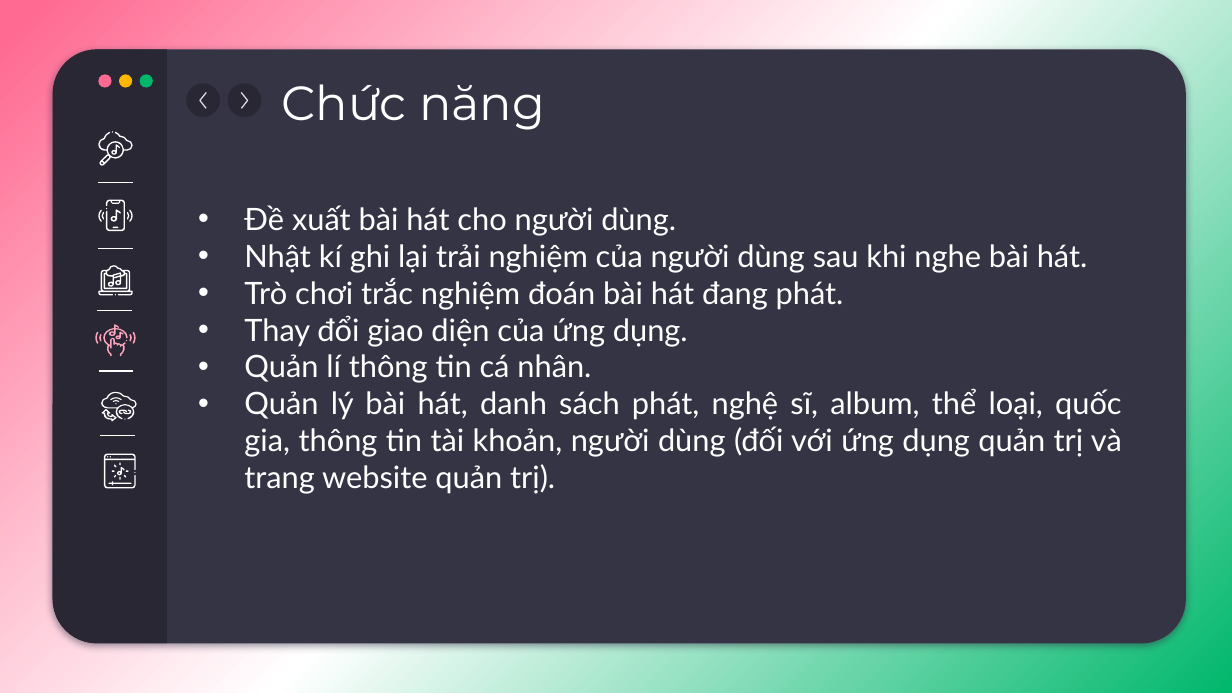
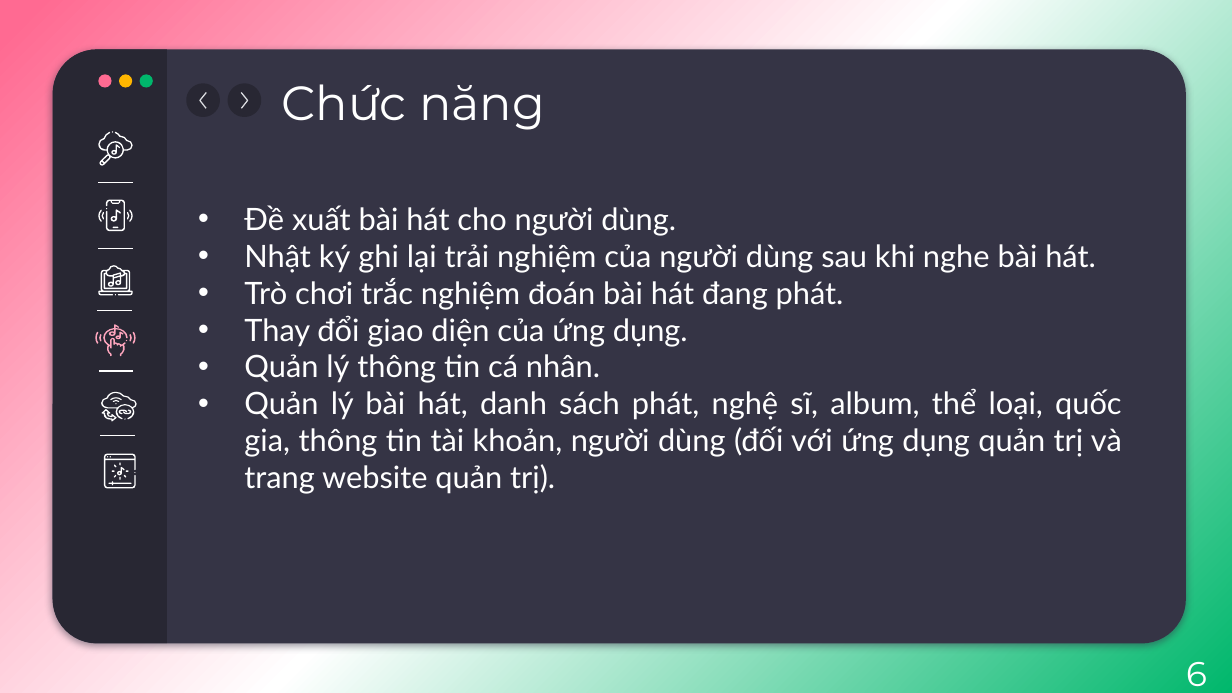
Before and after one commit to namcao502/MUSIC, a slide deck: slide 6 of Document/presentation.pptx. Drawn at 1232x693 pixels with LibreOffice and Linux fonts; fonts in the diff are those of the drawing. Boxes give left, top, right and bottom in pixels: in the first picture for what was removed or moved away, otherwise in the second. Text is boxed around its words. In the diff, an @@ line names an element or a change of style, - is before the commit and + after.

```diff
--- a/Document/presentation.pptx
+++ b/Document/presentation.pptx
@@ text at (244,244,1096,273): text changed @@
-• Nhật kí ghi lại trải nghiệm của người dùng sau khi nghe bài hát.
+• Nhật ký ghi lại trải nghiệm của người dùng sau khi nghe bài hát.
@@ text at (244,354,600,383): text changed @@
-• Quản lí thông tin cá nhân.
+• Quản lý thông tin cá nhân.
@@ text added at (1186,662,1207,686), 20 pt, text #FFFFFF @@
+6
```
Also in this commit, not shown: 11 other slides changed, 1 slide added, 1 slide removed, 1 other file.
